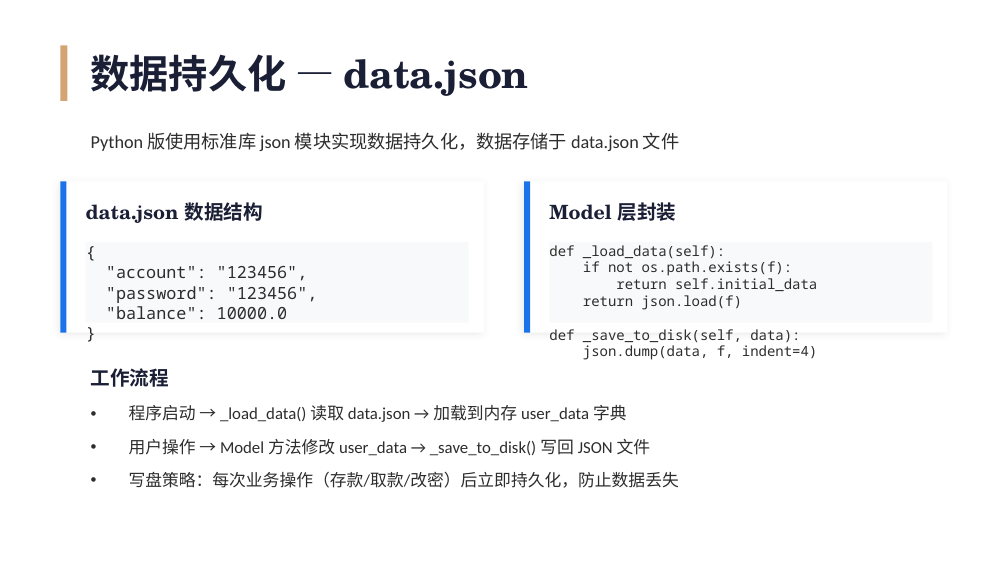
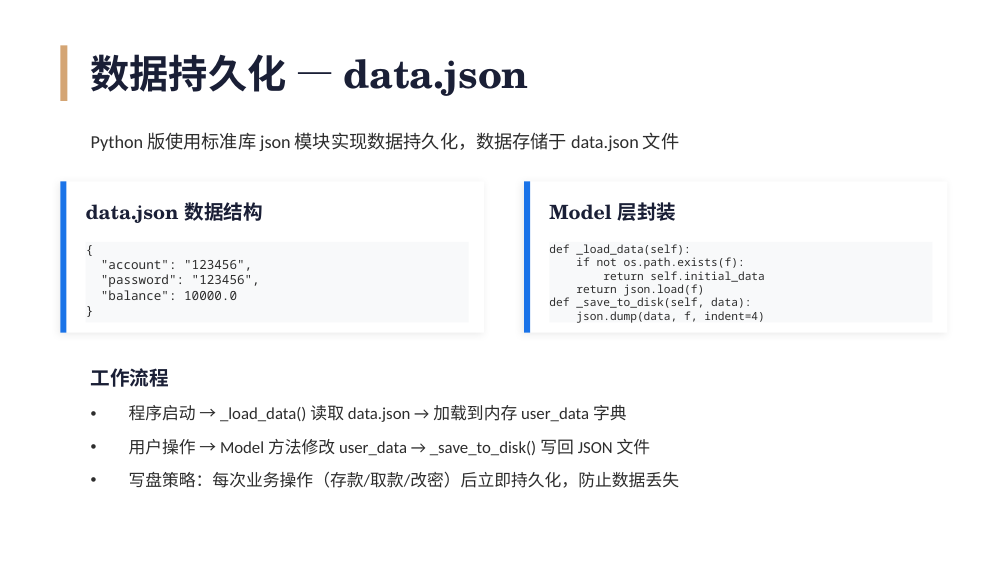
Before and after one commit to Unconnectable/atm, a slide deck: slide 20 of ATM项目演示.pptx (slide 13 before the commit). Drawn at 1008x567 pixels with LibreOffice and Linux fonts; fonts in the diff are those of the drawing. Boxes give left, top, right and bottom in pixels: in the first picture for what was removed or moved away, otherwise in the second. Text is boxed around its words. In the diff, an @@ line names an element or a change of style, - is before the commit and + after.

```diff
--- a/ATM项目演示.pptx
+++ b/ATM项目演示.pptx
@@ rectangle "{" at (x1=86, y1=242, x2=469, y2=323): size 12 to 9 pt @@
@@ rectangle "def _load_data(self):" at (x1=549, y1=242, x2=932, y2=323): size 10 to 8 pt @@
```
Also in this commit, not shown: 10 other slides changed, 4 slides added.
